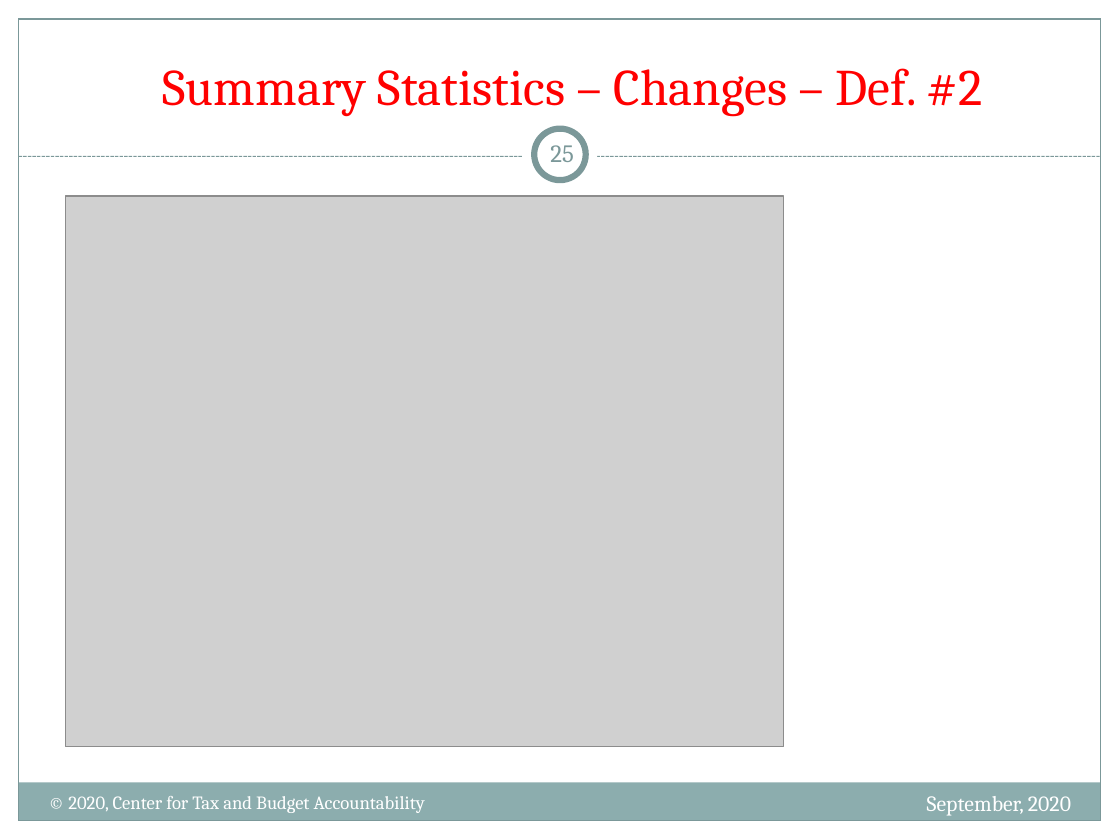
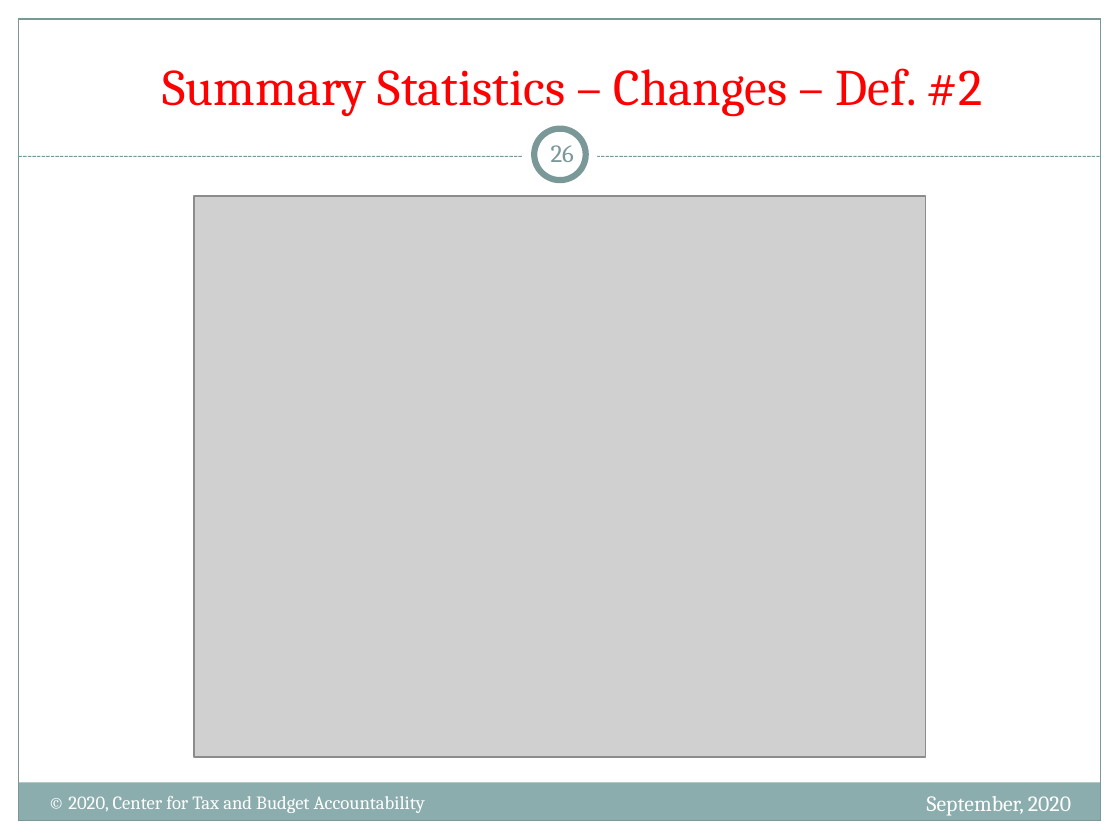
Before and after one commit to nanojgarcia/CTBA_FD, a slide deck: slide 26 of NHS - Gentrification in the City of Chicago.pptx (slide 25 before the commit). Drawn at 1120x840 pixels with LibreOffice and Linux fonts; fonts in the diff are those of the drawing; grey boxes stand for pictures. Boxes give left, top, right and bottom in pixels: in the first picture for what was removed or moved away, otherwise in the second. Text is boxed around its words. In the diff, an @@ line names an element or a change of style, - is before the commit and + after.

```diff
--- a/NHS - Gentrification in the City of Chicago.pptx
+++ b/NHS - Gentrification in the City of Chicago.pptx
@@ page number at bbox=[551, 145, 574, 162]: text changed @@
-25
+26
@@ picture: place and size @@
-picture at bbox=[65, 196, 784, 747]
+picture at bbox=[194, 196, 925, 757]
```
Also in this commit, not shown: 15 other slides changed, 1 slide added, 1 other file.
